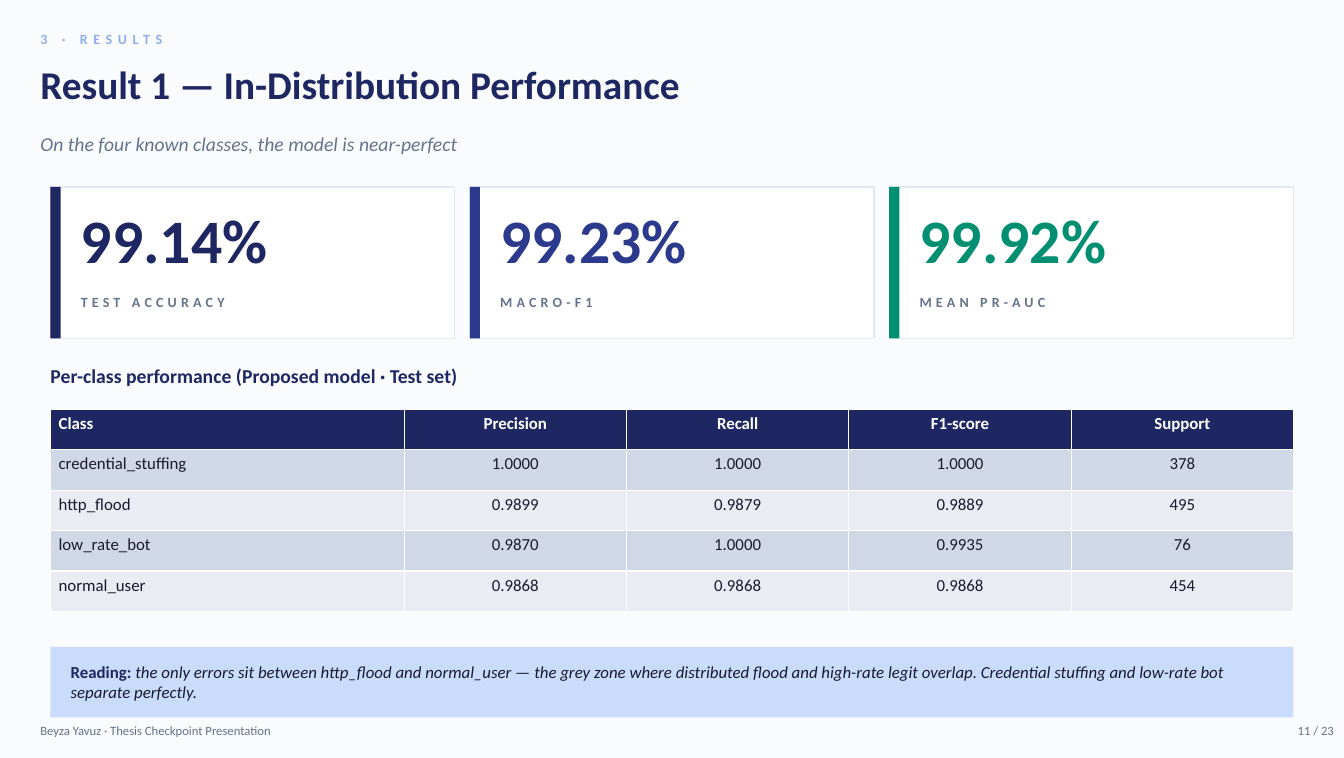
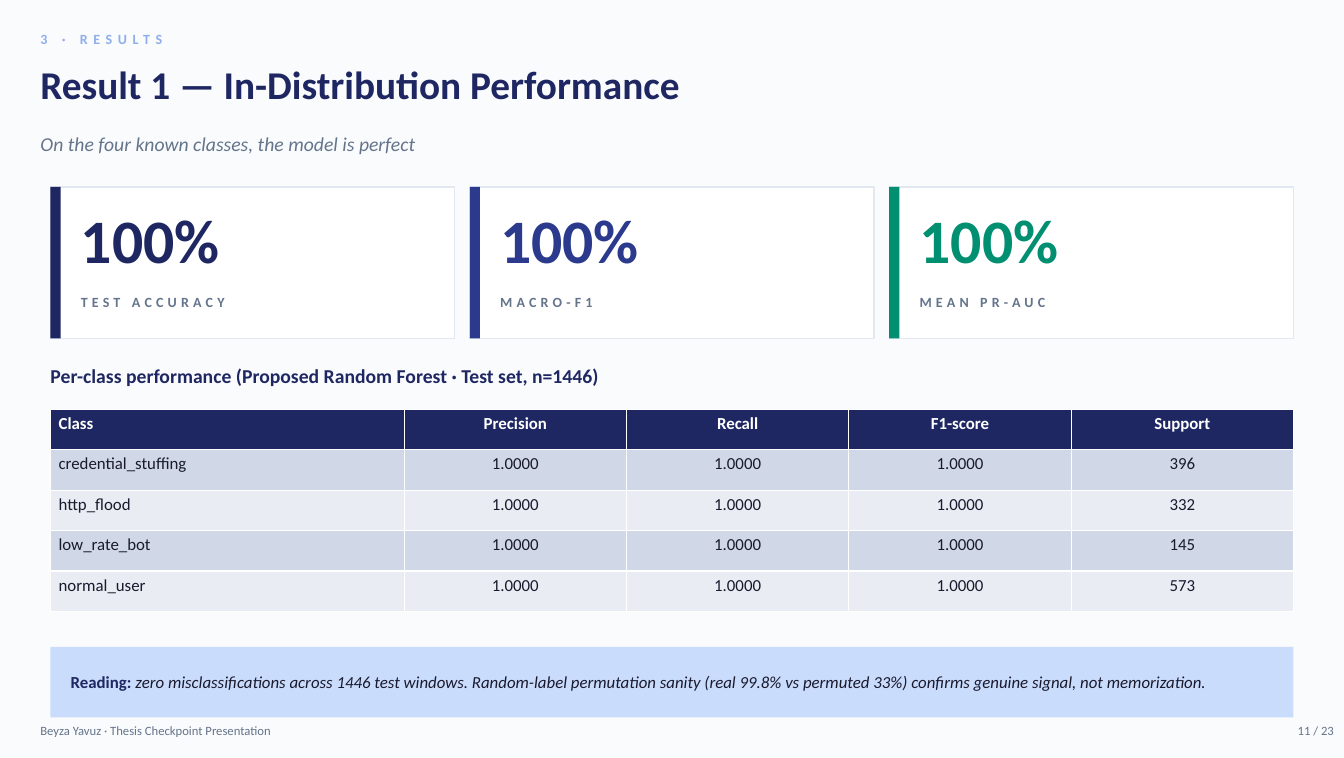
Before and after one commit to beyyzayyavuz/auth-nest-01, a slide deck: slide 11 of Thesis_Checkpoint_Presentation.pptx. Drawn at 1344x758 pixels with LibreOffice and Linux fonts; fonts in the diff are those of the drawing. Boxes give left, top, right and bottom in pixels: in the first picture for what was removed or moved away, otherwise in the second. Text is boxed around its words. In the diff, an @@ line names an element or a change of style, - is before the commit and + after.

```diff
--- a/Thesis_Checkpoint_Presentation.pptx
+++ b/Thesis_Checkpoint_Presentation.pptx
@@ text at (x1=40, y1=137, x2=415, y2=154): text changed @@
-On the four known classes, the model is near-perfect
+On the four known classes, the model is perfect
@@ text at (x1=81, y1=220, x2=220, y2=264): text changed @@
-99.14%
+100%
@@ text at (x1=500, y1=220, x2=639, y2=264): text changed @@
-99.23%
+100%
@@ text at (x1=920, y1=220, x2=1059, y2=264): text changed @@
-99.92%
+100%
@@ text at (x1=50, y1=368, x2=598, y2=386): text changed @@
-Per-class performance (Proposed model · Test set)
+Per-class performance (Proposed Random Forest · Test set, n=1446)
@@ table at (x1=51, y1=409, x2=1293, y2=611) @@
-row 2, column 5: 378
+row 2, column 5: 396
-row 3: http_flood | 0.9899 | 0.9879 | 0.9889 | 495
+row 3: http_flood | 1.0000 | 1.0000 | 1.0000 | 332
-row 4: low_rate_bot | 0.9870 | 1.0000 | 0.9935 | 76
+row 4: low_rate_bot | 1.0000 | 1.0000 | 1.0000 | 145
-row 5: normal_user | 0.9868 | 0.9868 | 0.9868 | 454
+row 5: normal_user | 1.0000 | 1.0000 | 1.0000 | 573
@@ text at (x1=71, y1=676, x2=1206, y2=691): text changed @@
-Reading: the only errors sit between http_flood and normal_user — the grey zone where distributed flood and high-rate legit overlap. Credential stuffing and low-rate bot separate perfectly.
+Reading: zero misclassifications across 1446 test windows. Random-label permutation sanity (real 99.8% vs permuted 33%) confirms genuine signal, not memorization.
```
Also in this commit, not shown: 17 other slides changed, 1 other file.
